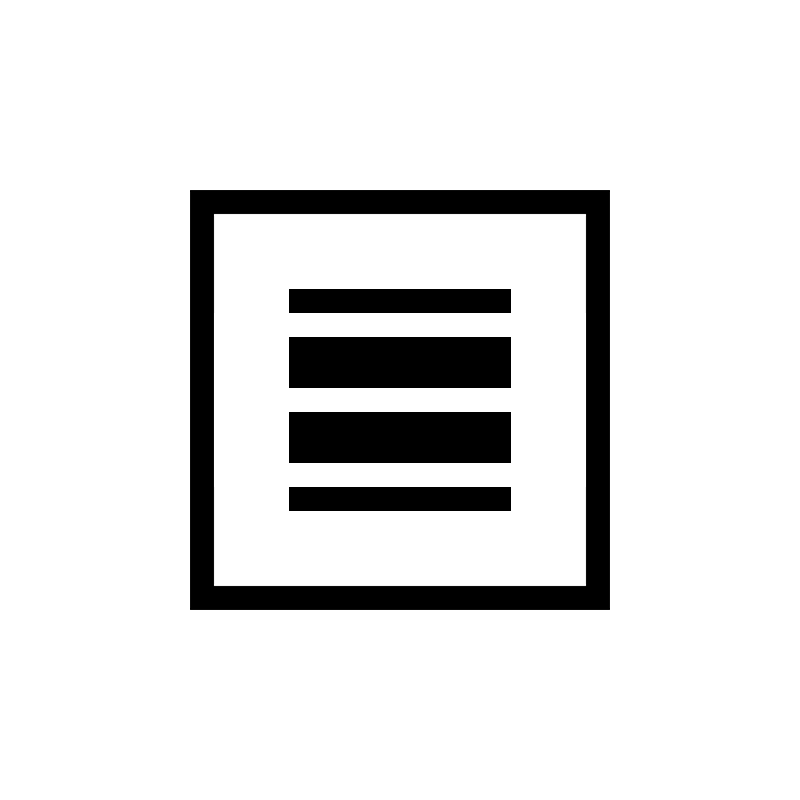
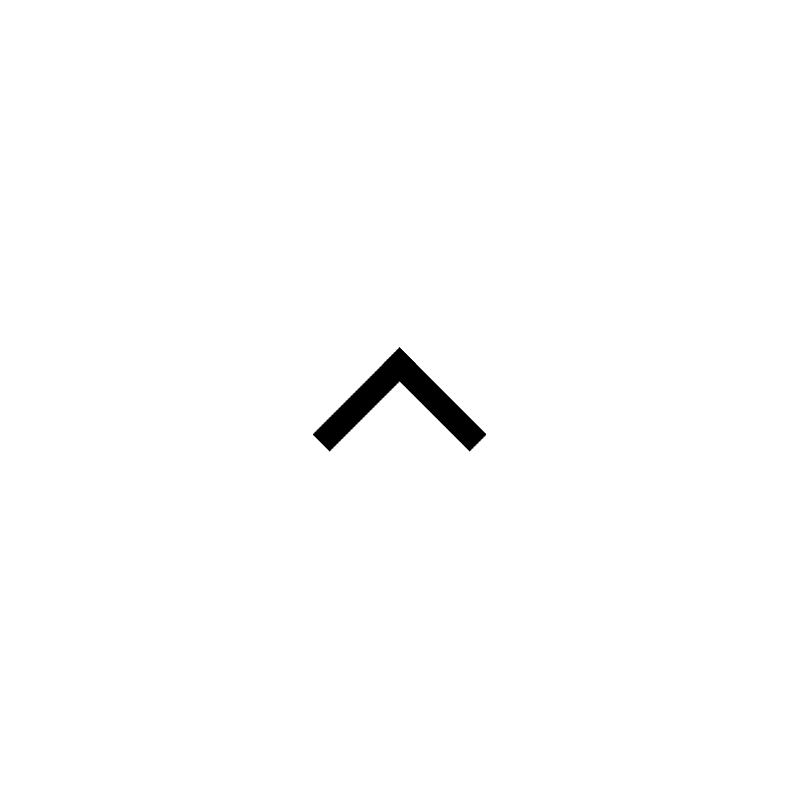
Two versions of the same layered image (800x800). Layer-by-layer changes:
added group "collapse" with 2 layers above "filter" over [313, 347, 486, 452]
added layer "Layer 28 copy" in group "collapse" over [383, 347, 486, 452]
added layer "Layer 28" in group "collapse" over [313, 347, 416, 452]
hid group "Rounding" (2 layers) over [289, 289, 511, 511]
hid "Layer 10" over [190, 190, 610, 610]
